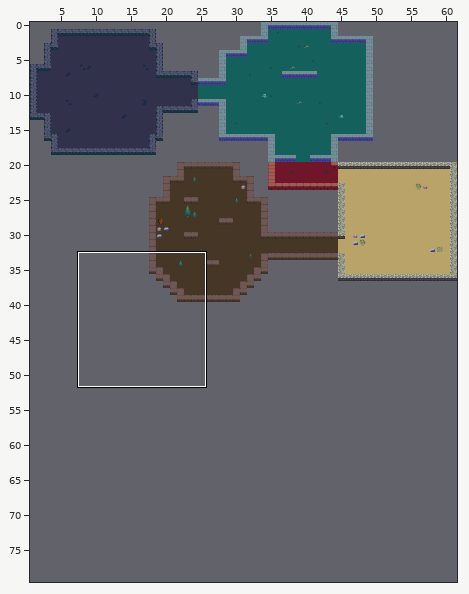
Tiled map: assets/dungeon-32.tmx. Above: a wide view before the commit, with the close-up outlined.
Close-up. Old version:
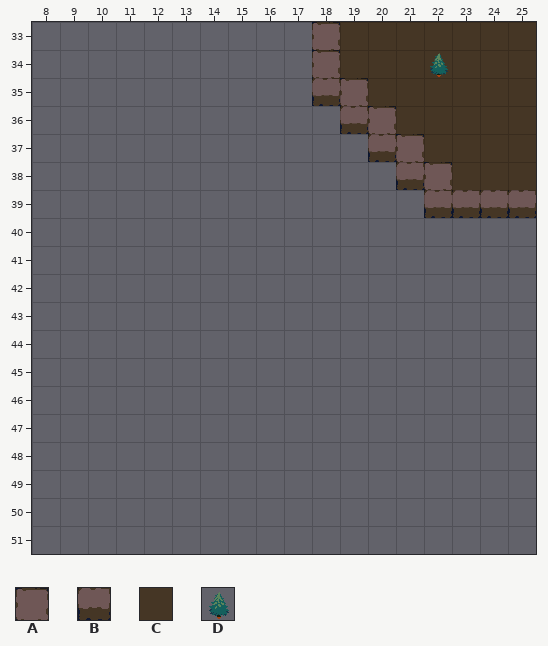
Cells are 32x32 px. Shown: x 8..25, y 33..51. The commit also changed other parts of the map, which this record leaves out. The old version is drawn lined up with the new one.
Key: from "tiles-32": A 0, B 1, C 73, D 427.
_ is an empty cell, # one hidden under a higher layer.
Layer "Floor" before, first column x 8:
33 __________#CCCCCCC
34 ___________CCCCCCC
35 ____________CCCCCC
36 _____________CCCCC
37 ______________CCCC
38 _______________CCC
39 __________________
40 __________________
41 __________________
42 __________________
43 __________________
44 __________________
45 __________________
46 __________________
47 __________________
48 __________________
49 __________________
50 __________________
51 __________________
Layer "Walls" before, first column x 8:
33 __________A_______
34 __________A_______
35 __________BA______
36 ___________BA_____
37 ____________BA____
38 _____________BA___
39 ______________BBBB
40 __________________
41 __________________
42 __________________
43 __________________
44 __________________
45 __________________
46 __________________
47 __________________
48 __________________
49 __________________
50 __________________
51 __________________
Once edited:
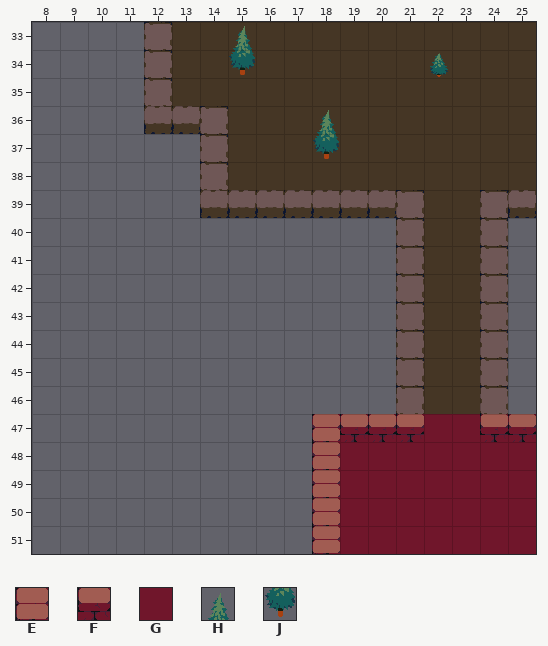
Further tiles: from "tiles-32": E 68, F 69, G 187, H 411, J 428.
What changed:
map size 75x40 -> 75x80 cells
Layer "Floor":
y 33: x 13..17 _____ -> CCCCC
y 34: x 13..18 ______ -> CCCCCC
y 35: x 13..19 _______ -> CCCCCCC
y 36: x 15..20 ______ -> CCCCCC
y 37: x 15..21 _______ -> CCCCCCC
y 38: x 15..22 ________ -> CCCCCCCC
y 39..46: x 22..23 __ -> CC
y 47: x 22..23 __ -> GG
y 48..51: x 19..25 _______ -> GGGGGGG
Layer "FloorDecor":
y 33: x 15 _ -> H
y 34: x 15 _ -> J
y 36: x 18 _ -> H
y 37: x 18 _ -> J
Layer "Walls":
y 33..34: x 12 _ -> A; x 18 A -> _
y 35: x 12 _ -> A; x 18..19 BA -> __
y 36: x 12..14 ___ -> BBA; x 19..20 BA -> __
y 37: x 14 _ -> A; x 20..21 BA -> __
y 38: x 14 _ -> A; x 21..22 BA -> __
y 39: x 14..24 ________BBB -> BBBBBBBA__A
y 40..46: x 21 _ -> A; x 24 _ -> A
y 47: x 18..21 ____ -> EFFF; x 24..25 __ -> FF
y 48..51: x 18 _ -> E
Pixel boxes of the changes (left, top, right, bottom) in both close-ups:
changed: (144, 22, 536, 554)
